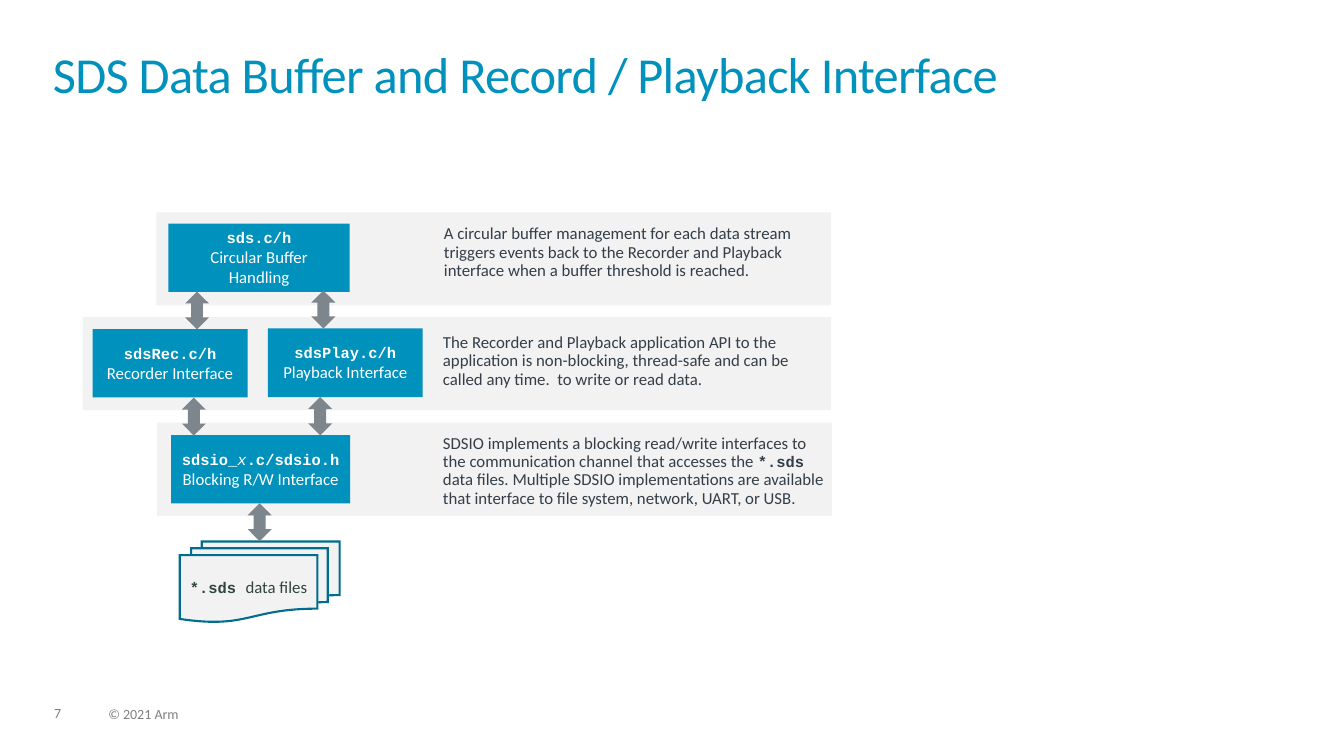
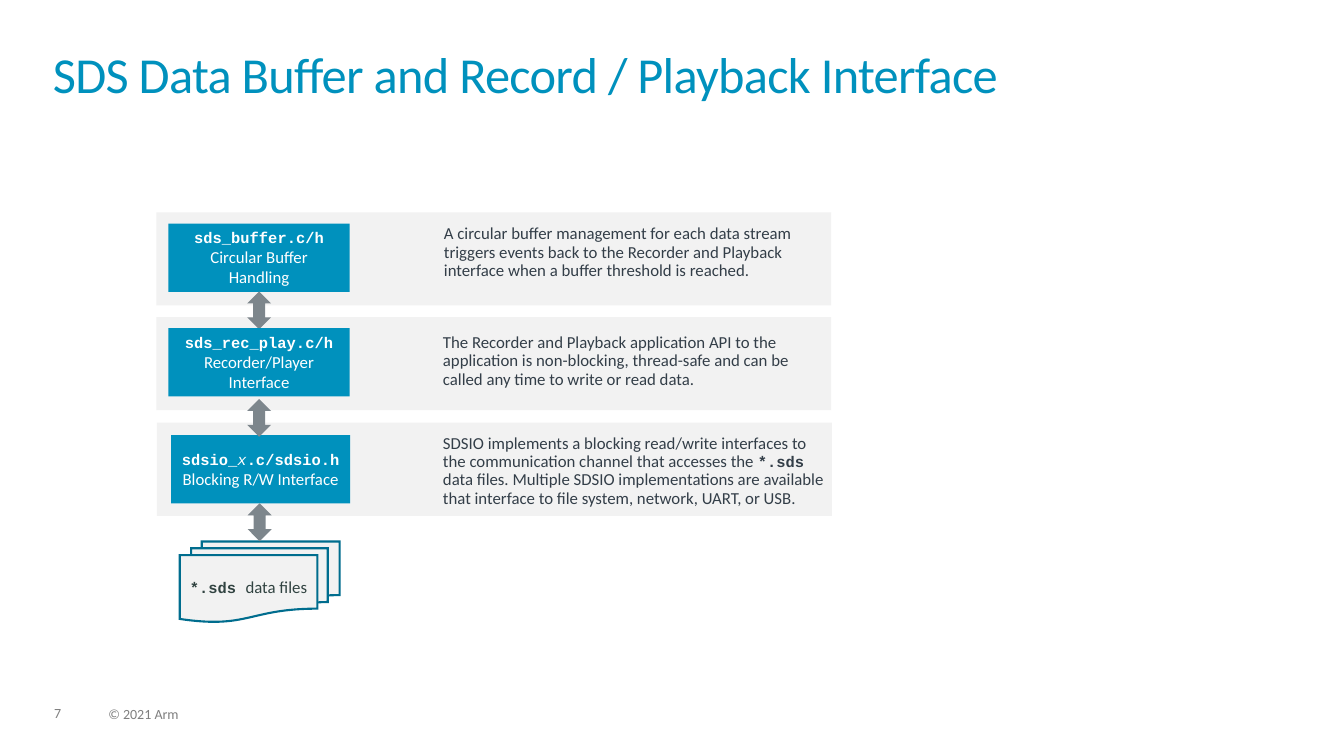
Before and after one commit to ARM-software/SDS-Framework, a slide deck: slide 7 of documentation/images/overview.pptx. Drawn at 1344x756 pixels with LibreOffice and Linux fonts; fonts in the diff are those of the drawing. Boxes give left, top, right and bottom in pixels: in the first picture for what was removed or moved away, otherwise in the second. Text is boxed around its words. In the diff, an @@ line names an element or a change of style, - is before the commit and + after.

```diff
--- a/documentation/images/overview.pptx
+++ b/documentation/images/overview.pptx
@@ text in rectangle at [194, 232, 324, 286]: text changed @@
-sds.c/h
-Circular Buffer Handling
+sds_buffer.c/h
+Circular Buffer Handling
@@ up down arrow: place and size @@
-up down arrow at [186, 291, 210, 330]
+up down arrow at [247, 291, 271, 330]
@@ up down arrow removed at [312, 290, 336, 329] @@
@@ rectangle: place and size @@
-rectangle at [83, 318, 832, 410]
+rectangle at [156, 318, 831, 410]
@@ rectangle "sds_rec_play.c/h Recorder/Player Interface": place and size @@
-rectangle "sds_rec_play.c/h Recorder/Player Interface" at [93, 329, 248, 397]
+rectangle "sds_rec_play.c/h Recorder/Player Interface" at [168, 329, 350, 397]
@@ rectangle removed at [268, 329, 423, 397] @@
-sdsPlay.c/h
-Playback Interface
@@ text in rectangle at [185, 337, 333, 388]: text changed @@
-sdsRec.c/h
-Recorder Interface
+sds_rec_play.c/h
+Recorder/Player Interface
@@ text at [443, 336, 788, 388]: text changed @@
-The Recorder and Playback application API to the application is non-blocking, thread-safe and can be called any time. to write or read data.
+The Recorder and Playback application API to the application is non-blocking, thread-safe and can be called any time to write or read data.
@@ up down arrow: place and size @@
-up down arrow at [181, 398, 206, 437]
+up down arrow at [247, 399, 271, 438]
@@ up down arrow removed at [309, 397, 333, 436] @@
```
Also in this commit, not shown: 1 other slide changed, 6 other files.
